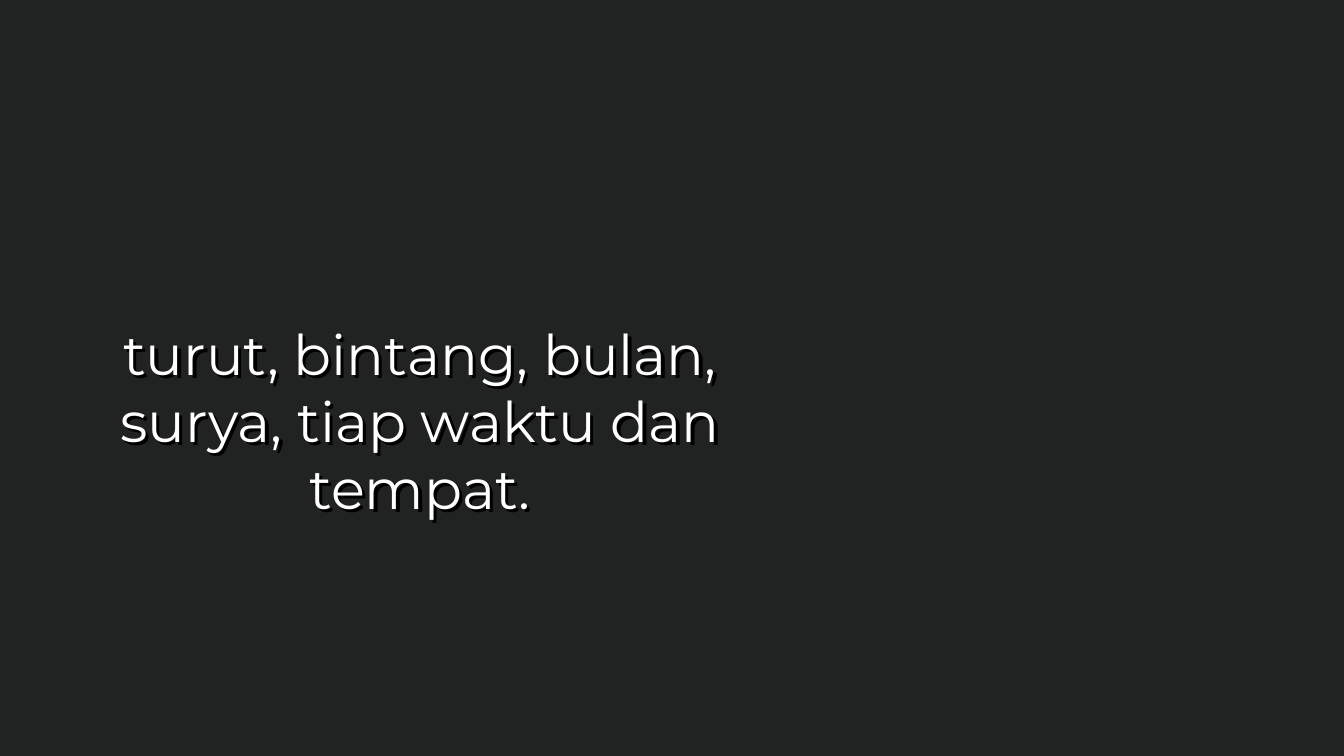
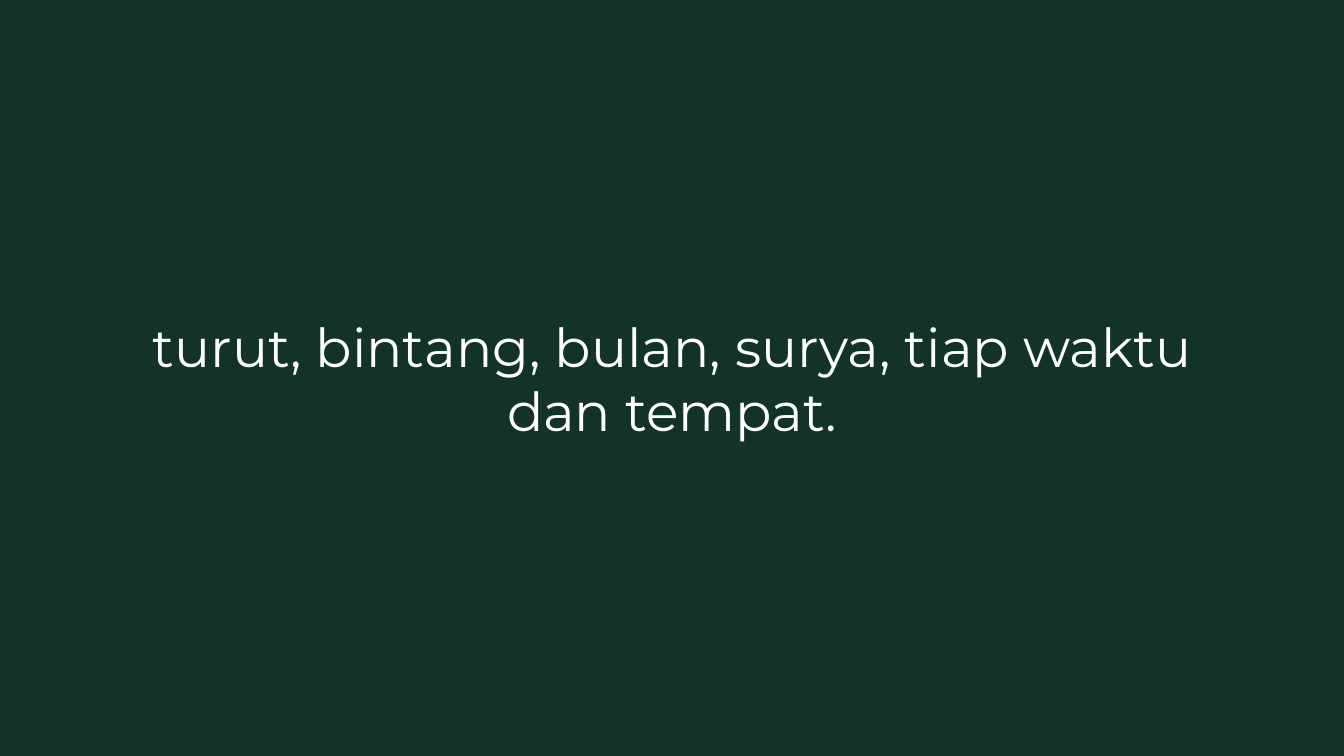
Before and after one commit to jksn23/slide-generator, a slide deck: slide 68 of Ibadah v2.pptx (slide 76 before the commit). Drawn at 1344x756 pixels with LibreOffice and Linux fonts; fonts in the diff are those of the drawing. Boxes give left, top, right and bottom in pixels: in the first picture for what was removed or moved away, otherwise in the second. Text is boxed around its words. In the diff, an @@ line names an element or a change of style, - is before the commit and + after.

```diff
--- a/Ibadah v2.pptx
+++ b/Ibadah v2.pptx
@@ background #202322 to #123326 @@
@@ text "turut, bintang, bulan, surya, tiap ..." moved from (x1=67, y1=67, x2=773, y2=756) to (x1=153, y1=327, x2=1191, y2=442) @@
@@ text "turut, bintang, bulan, surya, tiap ..." at (x1=153, y1=327, x2=1191, y2=442): size 48 to 46 pt @@
@@ text removed at (x1=120, y1=333, x2=720, y2=520) @@
-turut, bintang, bulan, surya, tiap waktu dan tempat.
```
Also in this commit, not shown: 90 other slides changed, 6 slides added, 45 slides removed, 13 other files.
